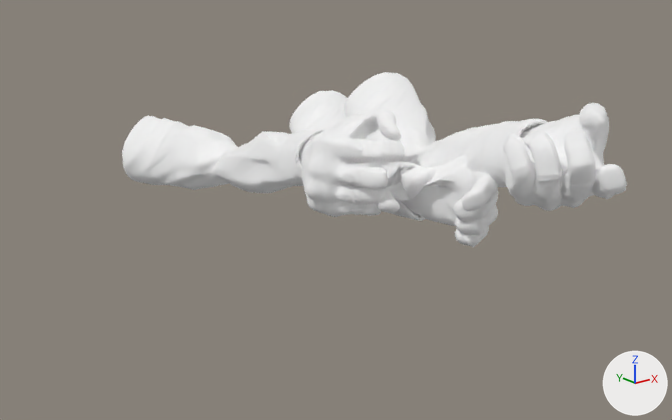
The glTF model assets/278/models/guns/s6_arms.glb: old version first, new version second.
Before and after are seen from a 50 mm lens placed at (-0.706, -0.818, 0.258), pointed at (0.014, 0.081, -0.102). Lighting does not change. The marker at lower right points along +X, +Y and +Z. The picture after the commit comes second.

Names of what the first picture shows: 'arms_s6', 'arms_s6_L', 'arms_s6_LR'.
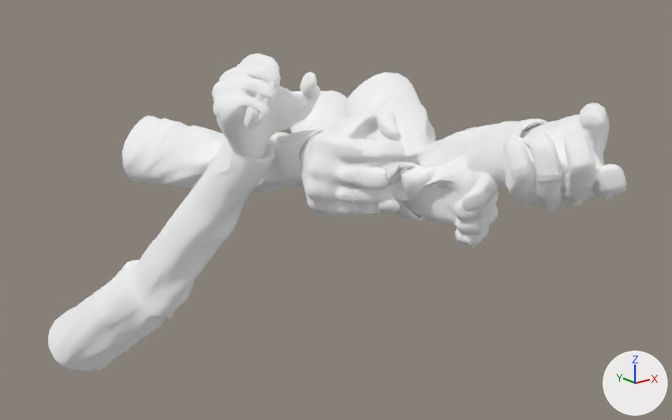
Edits to the bpy script that builds the scene:
```text
Add me_arms_s6_rb:
    me_arms_s6_rb.from_pydata(...)  # 4976 vertices, 9867 faces; spans x -0.264..0.015, y 0.073..0.432, z -0.382..0.099
    me_arms_s6_rb.materials.append(mat_soldier_fph)  # white #ffffff
Add ob_arms_s6_rb:
    ob_arms_s6_rb = bpy.data.objects.new('arms_s6_RB', me_arms_s6_rb)
    ob_arms_s6_rb.location = (0.0, 0.0, 0.0)
```

Pixel boxes (x1, y1, x2, y2) of what changed, in the pictures (672 x 420 px):
'arms_s6_RB', added
    after: (48, 53, 321, 371)
